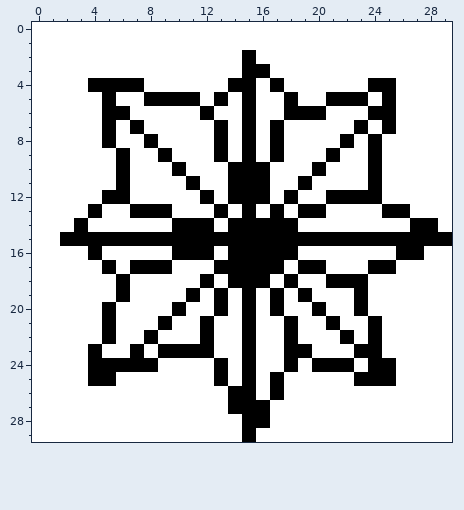
File history of a pixel-art sprite, output_test_path.png. Above is the file before it was changed.
The file is 30x30 pixels.
After:
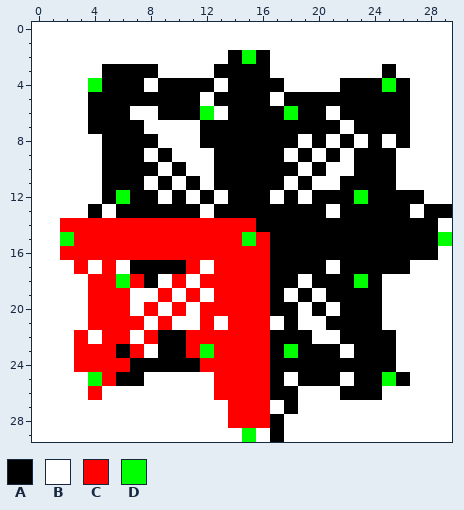
Palette (. is transparent): A #000000  B #ffffff  C #ff0000  D #00ff00
Difference:
@@ x 0..29 @@
  1 BBBBBBBBBBBBBBBBBBBBBBBBBBBBBB
- 2 BBBBBBBBBBBBBBBABBBBBBBBBBBBBB
- 3 BBBBBBBBBBBBBBBAABBBBBBBBBBBBB
- 4 BBBBAAAABBBBBBAABABBBBBBAABBBB
- 5 BBBBBABBAAAABABABBABBAAABABBBB
- 6 BBBBBAABBBBBABBABBAAABBBAABBBB
- 7 BBBBBABABBBBBABABABBBBBABABBBB
- 8 BBBBBABBABBBBABABABBBBABABBBBB
- 9 BBBBBBABBABBBABABABBBABBABBBBB
-10 BBBBBBABBBABBBAAABBBABBBABBBBB
-11 BBBBBBABBBBABBAAABBABBBBABBBBB
-12 BBBBBAABBBBBABAAABABBAAAABBBBB
-13 BBBBABBAAABBBABABABAABBBBAABBB
-14 BBBABBBBBBAAABAAAAABBBBBBBBAAB
-15 BBAAAAAAAAAAAAAAAAAAAAAAAAAAAA
-16 BBBBABBBBBAAABAAAAABBBBBBBAABB
-17 BBBBBABAAABBBAAAAABAABBBAABBBB
-18 BBBBBBABBBBBABAAABABBAAABBBBBB
-19 BBBBBBABBBBABABABABABBBABBBBBB
-20 BBBBBABBBBABBABABABBABBABBBBBB
-21 BBBBBABBBABBABBABBABBABBABBBBB
-22 BBBBBABBABBBABBABBABBBABABBBBB
-23 BBBBABBABAAAABBABBAABBBAABBBBB
-24 BBBBAAAAABBBBABABBABAAABAABBBB
-25 BBBBAABBBBBBBABABABBBBBAAABBBB
-26 BBBBBBBBBBBBBBAABABBBBBBBBBBBB
-27 BBBBBBBBBBBBBBAAABBBBBBBBBBBBB
-28 BBBBBBBBBBBBBBBAABBBBBBBBBBBBB
-29 BBBBBBBBBBBBBBBABBBBBBBBBBBBBB
+ 2 BBBBBBBBBBBBBBADABBBBBBBBBBBBB
+ 3 BBBBBAAAABBBBAAAABBBBBBBBABBBB
+ 4 BBBBDAAABAAAABAAAABBBBAAADABBB
+ 5 BBBBAAAAAAAABAAAABAAAAAAAAABBB
+ 6 BBBBAAABBAAADBAAAADAABAAAAABBB
+ 7 BBBBAAAABBBBAAAAAAAAAABAAAABBB
+ 8 BBBBBAAAABBBAAAAAAABABABABABBB
+ 9 BBBBBAAABABBBAAAAABABABAAABBBB
+10 BBBBBAAAABABBAAAAAABABBAAABBBB
+11 BBBBBAAABABABAAAAABABBAAAABBBB
+12 BBBBBADAABABABAAABABAAADAAAABB
+13 BBBBABAAAAAABAAAAAAAABAAAAABAA
+14 BBCCCCCCCCCCCCCCAAAAAAAAAAAAAB
+15 BBDCCCCCCCCCCCCDCAAAAAAAAAAAAD
+16 BBCCCCCCCCCCCCCCCAAAAAAAAAAAAB
+17 BBBCBCBAAAACBCCCCAAAABAAAAABBB
+18 BBBBCCDCABCBCCCCCAABAAADABBBBB
+19 BBBBCCCBBCBCBCCCCABABAAAABBBBB
+20 BBBBCCCBCBCBCCCCCAABABAAABBBBB
+21 BBBBCCCCBCBBCBCCCBABBAAAABBBBB
+22 BBBCBCCBCAACCCCCCAAABBAAAABBBB
+23 BBBCCCACBAACDCCCCADAAABAAABBBB
+24 BBBCCCCAAAAACCCCCAAAAAAAAABBBB
+25 BBBBDCAABBBBBCCCCABAAABAADABBB
+26 BBBBCBBBBBBBBCCCCAABBBAAABBBBB
+27 BBBBBBBBBBBBBBCCCBABBBBBBBBBBB
+28 BBBBBBBBBBBBBBCCCABBBBBBBBBBBB
+29 BBBBBBBBBBBBBBBDBABBBBBBBBBBBB
Where, in picture pixels (left, top, right, bottom), the same in both pictures:
changed: (60, 50, 452, 442)
